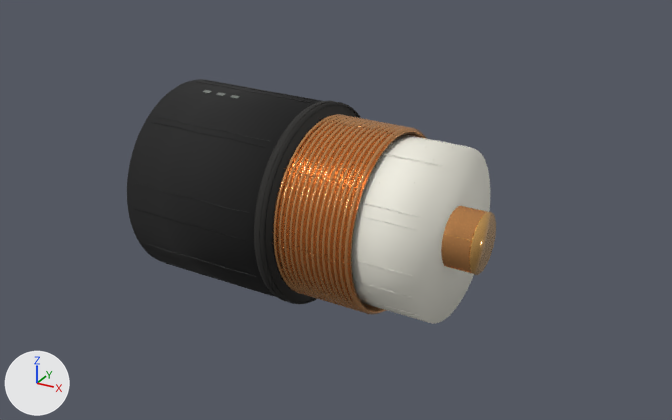
Renders of the glTF model public/models/rf-lcf12-macro.glb from each side of a commit.
The view is the same before and after, from a camera (50 mm lens) standing at (7.96, -14.09, 6.99) and looking at (0.12, 0.16, -0.13). The lights are fixed; the arrows at lower left show +X, +Y and +Z. The older version comes first. Where no turn or scale is listed for an object, it has been applied to the vertices. Vertices at exactly the same position are counted once.

The scene before the commit, as lines of its bpy script (objects in view):
```python
ob_annular_corrugated_solid_shield = bpy.data.objects.new('annular corrugated solid shield', me_annular_corrugated_solid_shield_mesh)
ob_annular_corrugated_solid_shield.location = (0.0, 0.0, 0.0)
ob_hardline_jacket_cut_wall = bpy.data.objects.new('hardline jacket cut wall', me_cylinder_001)
ob_hardline_jacket_cut_wall.location = (-0.18, 0.01, 0.0)
ob_macro_foam_dielectric_exposed_core = bpy.data.objects.new('macro foam dielectric exposed core', me_cylinder_002)
ob_macro_foam_dielectric_exposed_core.location = (1.88, -0.08, 0.0)
ob_macro_hardline_jacket_body = bpy.data.objects.new('macro hardline jacket body', me_cylinder)
ob_macro_hardline_jacket_body.location = (-1.72, 0.08, 0.0)
ob_polished_conductor_cut_face_glow = bpy.data.objects.new('polished conductor cut face glow', me_cylinder_004)
ob_polished_conductor_cut_face_glow.location = (3.18, -0.14, 0.0)
ob_polished_solid_center_conductor = bpy.data.objects.new('polished solid center conductor', me_cylinder_003)
ob_polished_solid_center_conductor.location = (1.65, -0.07, 0.0)
```
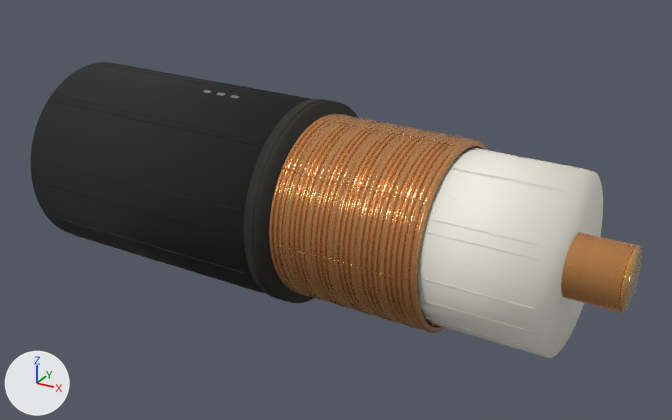
The edits, one by one:
me_annular_corrugated_solid_shield_mesh is used by ob_annular_corrugated_solid_shield; location (0.0, 0.0, 0.0).
me_annular_corrugated_solid_shield_mesh had 12416 vertices, 24576 faces and spanned x -0.33..1.59, y -1.79..1.74, z -1.73..1.73.
me_annular_corrugated_solid_shield_mesh now has 15744 vertices, 31232 faces and spans x -0.54..2.8, y -1.85..1.76, z -1.74..1.74.
me_annular_corrugated_solid_shield_mesh part 1: 128 vertices moved within x -0.1..1.52, y -1.75..1.69, z -1.71..1.72; 11819 vertices removed from x -0.33..1.59, y -1.79..1.74, z -1.73..1.73; 15147 vertices added at x -0.54..2.8, y -1.85..1.76, z -1.74..1.74.
me_cylinder_002 is used by ob_macro_foam_dielectric_exposed_core; location (1.88, -0.08, 0.0).
me_cylinder_002 had 256 vertices, 508 faces and spanned x -0.84..0.84, y -1.6..1.6, z -1.57..1.57.
me_cylinder_002 now has 256 vertices, 508 faces and spans x -1.45..1.45, y -1.63..1.63, z -1.57..1.57.
me_cylinder_002 part 2: the whole mesh is multiplied about its middle by the matrix ((1.798, -0.035, 0.0), (-0.035, 1.002, 0.0), (0.0, 0.0, 1.0)).
me_cylinder is used by ob_macro_hardline_jacket_body; location (-1.72, 0.08, 0.0).
me_cylinder had 256 vertices, 508 faces and spanned x -1.61..1.61, y -1.98..1.98, z -1.92..1.92.
me_cylinder now has 256 vertices, 508 faces and spans x -2.83..2.83, y -2.04..2.04, z -1.92..1.92.
me_cylinder part 3: the whole mesh is multiplied about its middle by the matrix ((1.798, -0.035, 0.0), (-0.035, 1.002, 0.0), (0.0, 0.0, 1.0)).
me_cylinder_003 is used by ob_polished_solid_center_conductor; location (1.65, -0.07, 0.0).
me_cylinder_003 had 256 vertices, 508 faces and spanned x -1.55..1.55, y -0.62..0.62, z -0.55..0.55.
me_cylinder_003 now has 256 vertices, 508 faces and spans x -2.78..2.78, y -0.67..0.67, z -0.55..0.55.
me_cylinder_003 part 4: the whole mesh is multiplied about its middle by the matrix ((1.798, -0.035, 0.0), (-0.035, 1.002, 0.0), (0.0, 0.0, 1.0)).
Object 'hardline jacket cut wall' (ob_hardline_jacket_cut_wall) moves from (-0.18, 0.01, 0.0) to (-0.32, 0.01, 0.0).
Object 'macro foam dielectric exposed core' (ob_macro_foam_dielectric_exposed_core) moves from (1.88, -0.08, 0.0) to (3.38, -0.15, 0.0).
Object 'macro hardline jacket body' (ob_macro_hardline_jacket_body) moves from (-1.72, 0.08, 0.0) to (-3.09, 0.14, 0.0).
Object 'polished conductor cut face glow' (ob_polished_conductor_cut_face_glow) moves from (3.18, -0.14, 0.0) to (5.72, -0.25, 0.0).
Object 'polished solid center conductor' (ob_polished_solid_center_conductor) moves from (1.65, -0.07, 0.0) to (2.97, -0.13, 0.0).

Location of each change, (x1, y1, x2, y2) in pixels of the pictures (672 x 420 px):
'macro hardline jacket body', reshaped, moved (44% wider, 6% taller): before (127, 79, 321, 297); after (31, 62, 311, 294)
'macro foam dielectric exposed core', reshaped, moved (34% wider, 11% taller): before (351, 135, 490, 324); after (417, 148, 603, 358)
'annular corrugated solid shield', reshaped (43% wider, 10% taller): before (273, 114, 427, 314); after (269, 113, 489, 333)
'hardline jacket cut wall', moved: before (254, 101, 361, 304); after (243, 99, 359, 303)
'polished solid center conductor', reshaped, moved: before (441, 206, 487, 274); after (561, 232, 638, 313)
'polished conductor cut face glow', moved: before (470, 212, 496, 275); after (620, 245, 642, 313)
